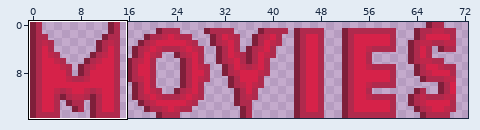
One commit to this sprite sheet: assets/images/props/foyer/movies_ogmo.png. Above: a wide view before the commit, with the close-up outlined.
Close-up. Before the commit:
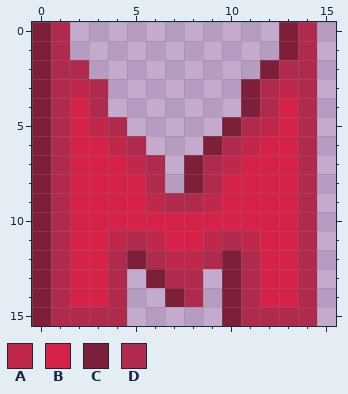
The file is 71x16 pixels. Shown: x 0..15, y 0..15. The old version is drawn lined up with the new one, on the new canvas. The commit also changed other parts of the picture, which this record leaves out.
Palette (. is transparent): A #bf274b  B #d62249  C #7e1f3a  D #af2a4d
Pixels before, first column x 0:
 0 CD...........CD
 1 CD...........CD
 2 CDD.........CDD
 3 CDAD.......CDAD
 4 CDBD.......CDBD
 5 CDBAD.....CDABD
 6 CDBBAD...CDABBD
 7 CDBBBAD.CDABBBD
 8 CDBBBBD.CDBBBBD
 9 CDBBBBADDABBBBD
10 CDBBBBBBBBBBBBD
11 CDBBADABBADABBD
12 CDBBDCDAADCDBBD
13 CDBBD.CDD.CDBBD
14 CDBBD..CD.CDBBD
15 CDDDD.....CDDDD
After the commit:
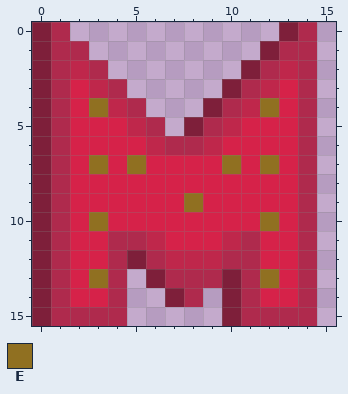
Colours new in this view: E #907021
Edits made:
canvas 71x16 -> 73x16
Changed rows in their new state; - is an unchanged pixel.
first column x 2:
 1 D---------CD
 2 AD-------CDA
 3 BAD-----CDAB
 4 -EAD---CDAE-
 5 -BBAD-CDABB-
 6 --BBADDABB--
 7 -E-EBBBBE-E-
 8 ----BBBB----
 9 ----BBEB----
10 -E--------E-
11 --D----BAD--
12 -------AD---
13 -E-----D--E-
Where, in picture pixels (left, top, right, bottom), the same in both close-ups:
changed: (70, 41, 298, 288)
